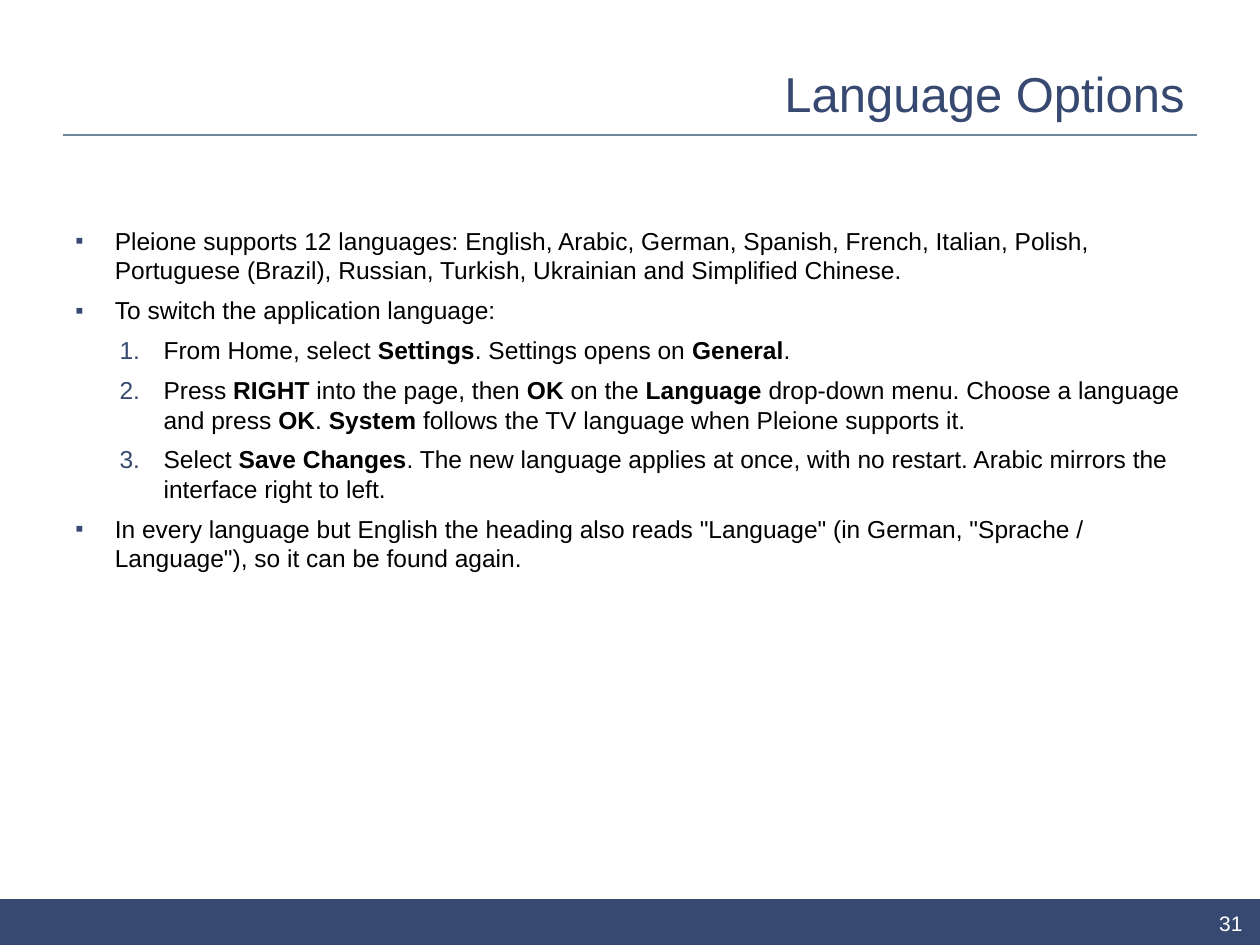
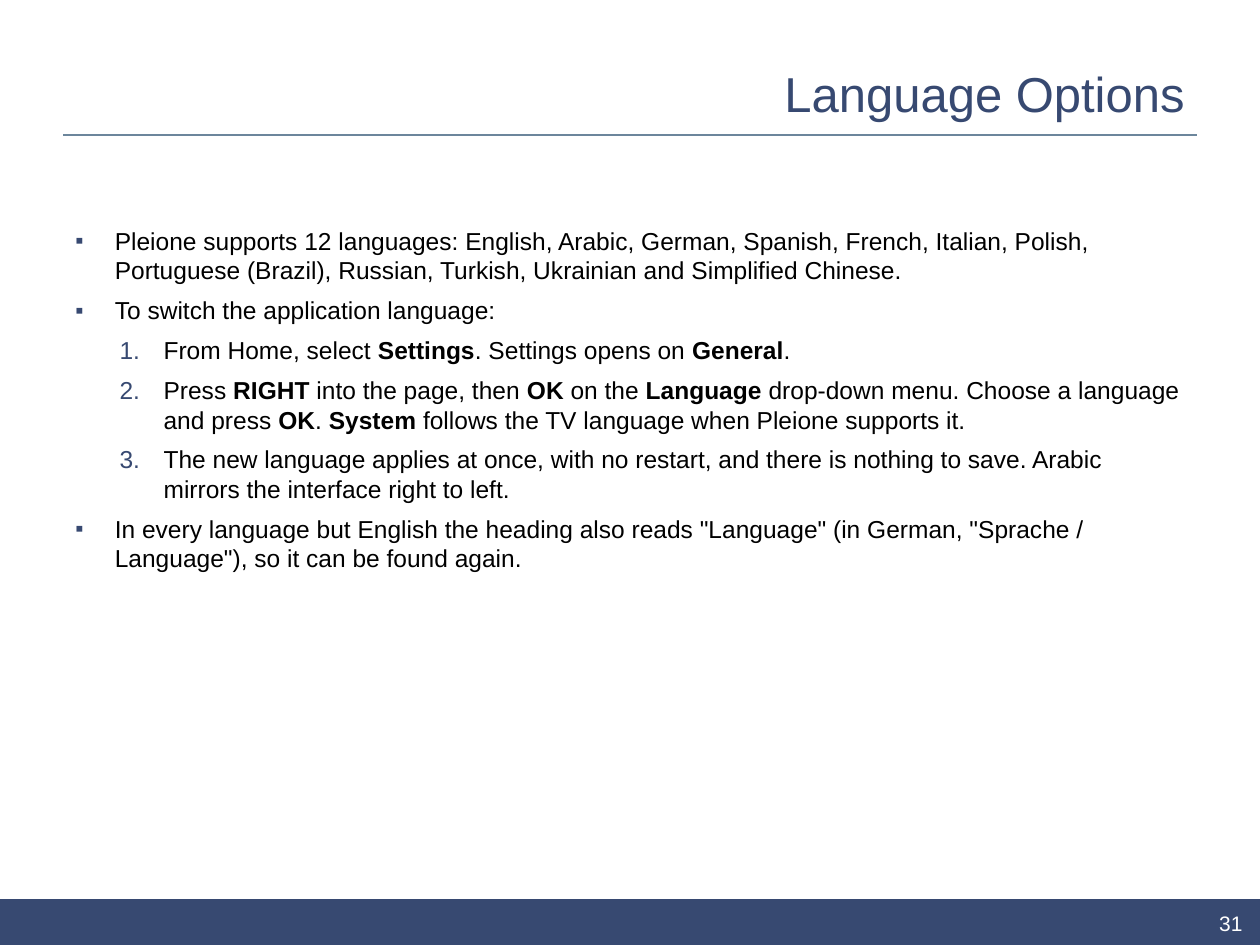
Before and after one commit to ahmedsaed/pleione, a slide deck: slide 31 of store/samsung/ui-description.pptx. Drawn at 1260x945 pixels with LibreOffice and Linux fonts; fonts in the diff are those of the drawing; background and template pictures are left out. Boxes give left, top, right and bottom in pixels: in the first picture for what was removed or moved away, otherwise in the second. Text is boxed around its words. In the diff, an @@ line names an element or a change of style, - is before the commit and + after.

```diff
--- a/store/samsung/ui-description.pptx
+++ b/store/samsung/ui-description.pptx
@@ text at box(164, 450, 1101, 503): text changed @@
-  3. Select Save Changes. The new language applies at once, with no restart. Arabic mirrors the interface right to left.
+  3. The new language applies at once, with no restart, and there is nothing to save. Arabic mirrors the interface right to left.
```
Also in this commit, not shown: 10 other slides changed, 24 other files.
